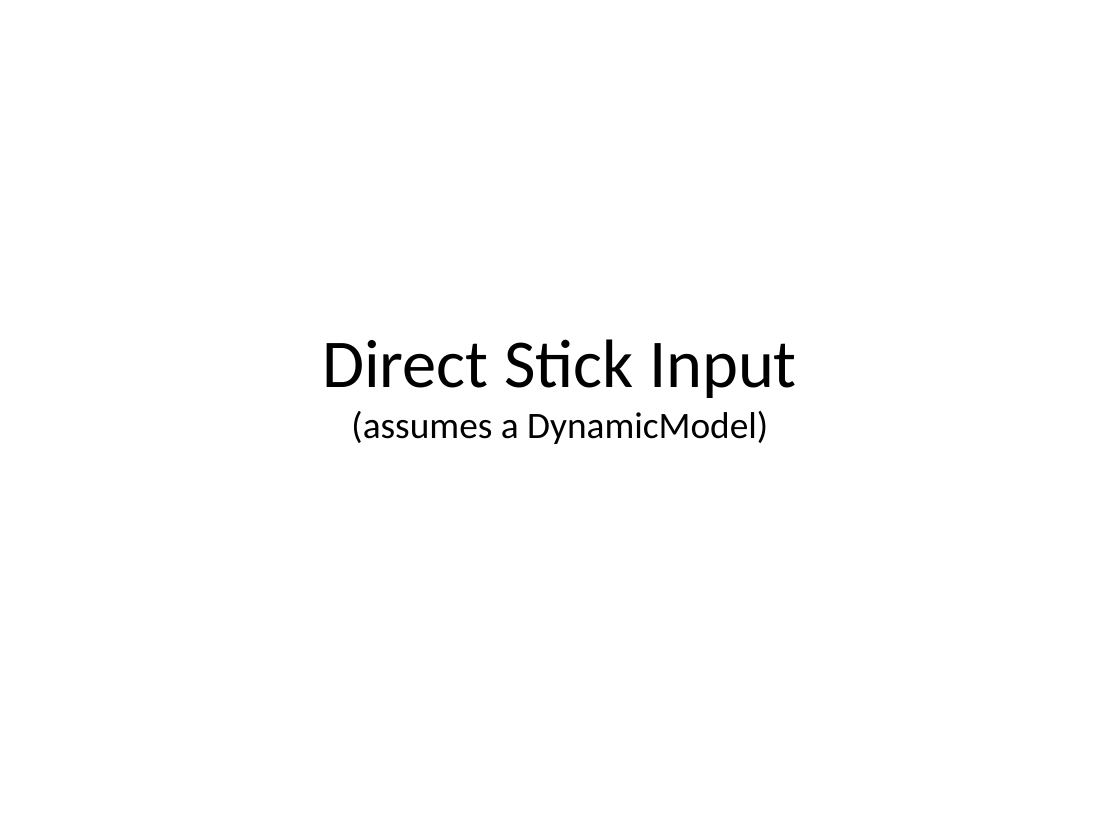
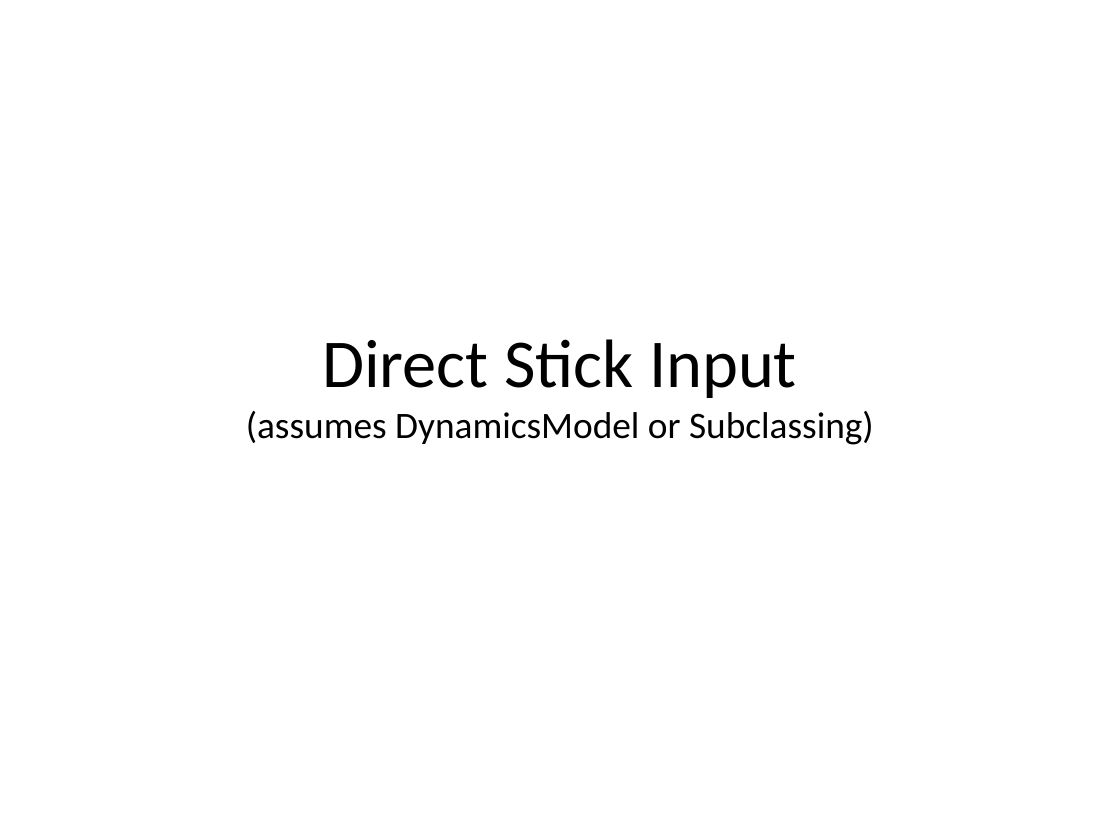
Before and after one commit to doughodson/OpenEaagles, a slide deck: slide 8 of doc/umlDiagrams/player-control-logic.pptx (slide 6 before the commit). Drawn at 1120x840 pixels with LibreOffice and Linux fonts; fonts in the diff are those of the drawing. Boxes give left, top, right and bottom in pixels: in the first picture for what was removed or moved away, otherwise in the second. Text is boxed around its words. In the diff, an @@ line names an element or a change of style, - is before the commit and + after.

```diff
--- a/doc/umlDiagrams/player-control-logic.pptx
+++ b/doc/umlDiagrams/player-control-logic.pptx
@@ title at (246, 339, 874, 445): text changed @@
-Direct Stick Input
-(assumes a DynamicModel)
+Direct Stick Input
+(assumes DynamicsModel or Subclassing)
```
Also in this commit, not shown: 11 other slides changed, 5 slides added, 1 other file.
